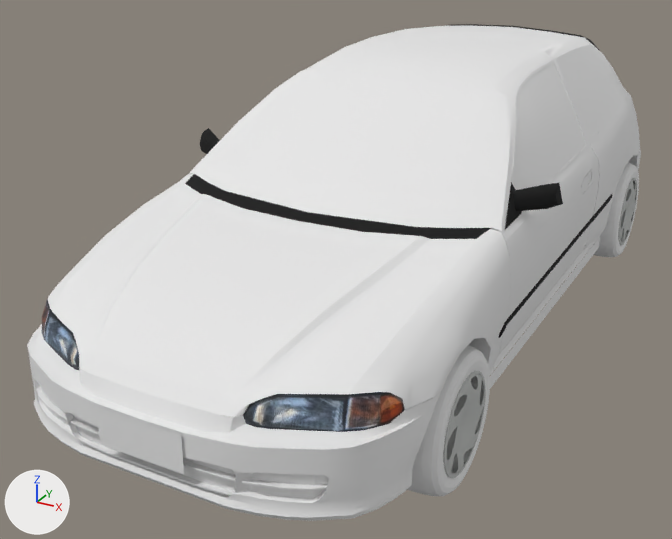
Two versions of the glTF model assets/models/honda_civic_eg6_1991.glb, one commit apart.
Both versions are drawn from a 50 mm lens placed at (3.67, -8.02, 3.45), pointed at (-0.43, -0.56, -0.28). The axes (+X, +Y, +Z) are drawn at lower left. The lights are the same throughout. The picture after the commit comes second.

In view in the first picture: 'Circle', 'Circle.001', 'Plane.002_Plane.016', 'front_fender.001_Plane.024', 'front_fender_Plane.007', 'frontbumper.001_Plane.013', 'frontbumper.003_Plane.018', 'frontbumper.004_Plane.022', 'frontbumper.005_Plane.023', 'frontbumper_Plane.002', 'lampudepan_Plane.014', 'mainbody.001_Plane.004', 'mainbody.002_Plane.010', 'mainbody.003_Plane.011', 'mainbody.005_Plane.019', 'mainbody.006_karetpintu', 'mainbody.007_Plane.021', 'mainbody_Plane.001', 'rear_bumper_Plane.008', 'sideskirt_Plane.006', 'spoiler_Plane.005' and 1 more.
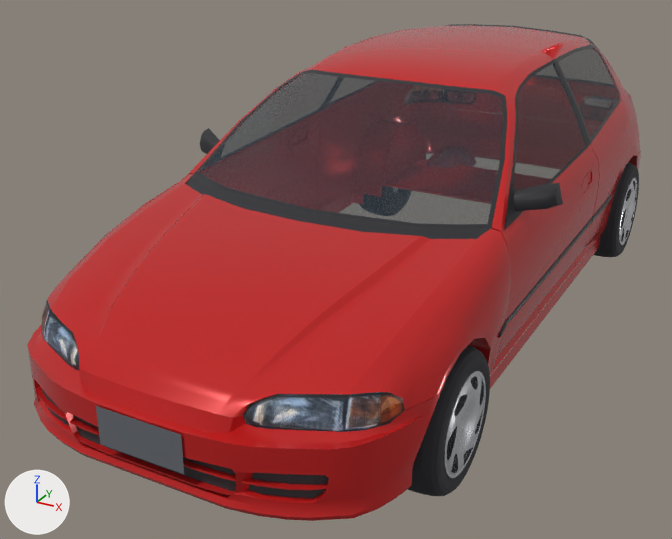
What the commit changed:
Material 'Material.005' (mat_material_005) changes colour from white #e7e7e7 to dark grey #2c2c30; in linear values from (0.8, 0.8, 0.8) to (0.025, 0.025, 0.03).
Material 'velg' (mat_velg) changes colour from grey #bbbebb to white #e7eaef; in linear values from (0.498, 0.512, 0.498) to (0.8, 0.82, 0.86).
In material 'velg' (mat_velg), metallic goes from 0.0 to 0.88.
Material 'Car_Paint' (mat_car_paint) changes colour from white #e7e7e7 to red #c82121; in linear values from (0.8, 0.8, 0.8) to (0.58, 0.015, 0.015).
In material 'Car_Paint' (mat_car_paint), roughness goes from 0.775 to 0.16.
Material 'Material.002' (mat_material_002) changes colour from white #e7e7e7 to dark grey #353538; in linear values from (0.8, 0.8, 0.8) to (0.035, 0.035, 0.04).
Material 'Material.004' (mat_material_004) changes colour from black #000000 to black #27272c; in linear values from (0.0, 0.0, 0.0) to (0.02, 0.02, 0.025).
In material 'Material.004' (mat_material_004), roughness goes from 0.934 to 0.45.
Material 'Window_Glass' (mat_window_glass) changes colour from white #e7e7e7 to dark blue #384550; in linear values from (0.8, 0.8, 0.8) to (0.04, 0.06, 0.08).
In material 'Window_Glass' (mat_window_glass), roughness goes from 0.775 to 0.06.
In material 'Window_Glass' (mat_window_glass), alpha goes from 1.0 to 0.48.
Material 'tepian' (mat_tepian) changes colour from white #e7e7e7 to dark grey #2c2c30; in linear values from (0.8, 0.8, 0.8) to (0.025, 0.025, 0.03).
In material 'tepian' (mat_tepian), roughness goes from 0.775 to 0.3.
In material 'tepian' (mat_tepian), metallic goes from 0.0 to 0.2.
Material 'Material.001' (mat_material_001) changes colour from white #e7e7e7 to white #dde1e5; in linear values from (0.8, 0.8, 0.8) to (0.72, 0.75, 0.78).
In material 'Material.001' (mat_material_001), roughness goes from 0.676 to 0.2.
In material 'Material.001' (mat_material_001), metallic goes from 0.0 to 0.88.
Material 'plate' (mat_plate) changes colour from white #e7e7e7 to grey #696c73; in linear values from (0.8, 0.8, 0.8) to (0.14, 0.15, 0.17).
In material 'plate' (mat_plate), roughness goes from 0.676 to 0.45.
In material 'plate' (mat_plate), metallic goes from 0.0 to 0.1.

Pixel boxes (x1, y1, x2, y2) of what changed, in the pictures (672 x 539 px):
'frontbumper.001_Plane.013', recoloured, surface changed (white to red)
    both: (51, 184, 476, 417)
'mainbody.001_Plane.004', recoloured, surface changed
    both: (194, 70, 507, 228)
'mainbody_Plane.001', recoloured, surface changed (white to red)
    both: (189, 26, 640, 370)
'frontbumper_Plane.002', recoloured, surface changed (white to red)
    both: (27, 324, 441, 521)
'front_fender_Plane.007', recoloured, surface changed
    both: (48, 174, 511, 410)
'Circle', recoloured, surface changed (grey to dark grey)
    both: (408, 345, 490, 496)
'mainbody.002_Plane.010', recoloured, surface changed
    both: (505, 62, 586, 220)
'mainbody.003_Plane.011', recoloured, surface changed
    both: (555, 45, 621, 143)
'mainbody.005_Plane.019', recoloured, surface changed
    both: (185, 174, 491, 239)
'Plane.002_Plane.016', recoloured, surface changed (white to grey)
    both: (96, 406, 184, 474)
'frontbumper.005_Plane.023', recoloured
    both: (41, 388, 329, 498)
'Circle.001', recoloured, surface changed (grey to dark grey)
    both: (590, 162, 639, 257)
'mainbody.007_Plane.021', recoloured, surface changed
    both: (200, 128, 563, 229)
'frontbumper.003_Plane.018', recoloured, surface changed
    both: (36, 387, 328, 490)
'sideskirt_Plane.006', recoloured, surface changed
    both: (490, 237, 600, 388)
'frontbumper.004_Plane.022', recoloured, surface changed
    both: (78, 436, 235, 495)
'mainbody.006_karetpintu', recoloured
    both: (504, 60, 588, 230)
'front_fender.001_Plane.024', recoloured, surface changed
    both: (498, 194, 612, 338)
'spoiler_Plane.005', recoloured, surface changed
    both: (446, 24, 600, 51)
'rear_bumper_Plane.008', recoloured, surface changed
    both: (629, 150, 641, 169)
